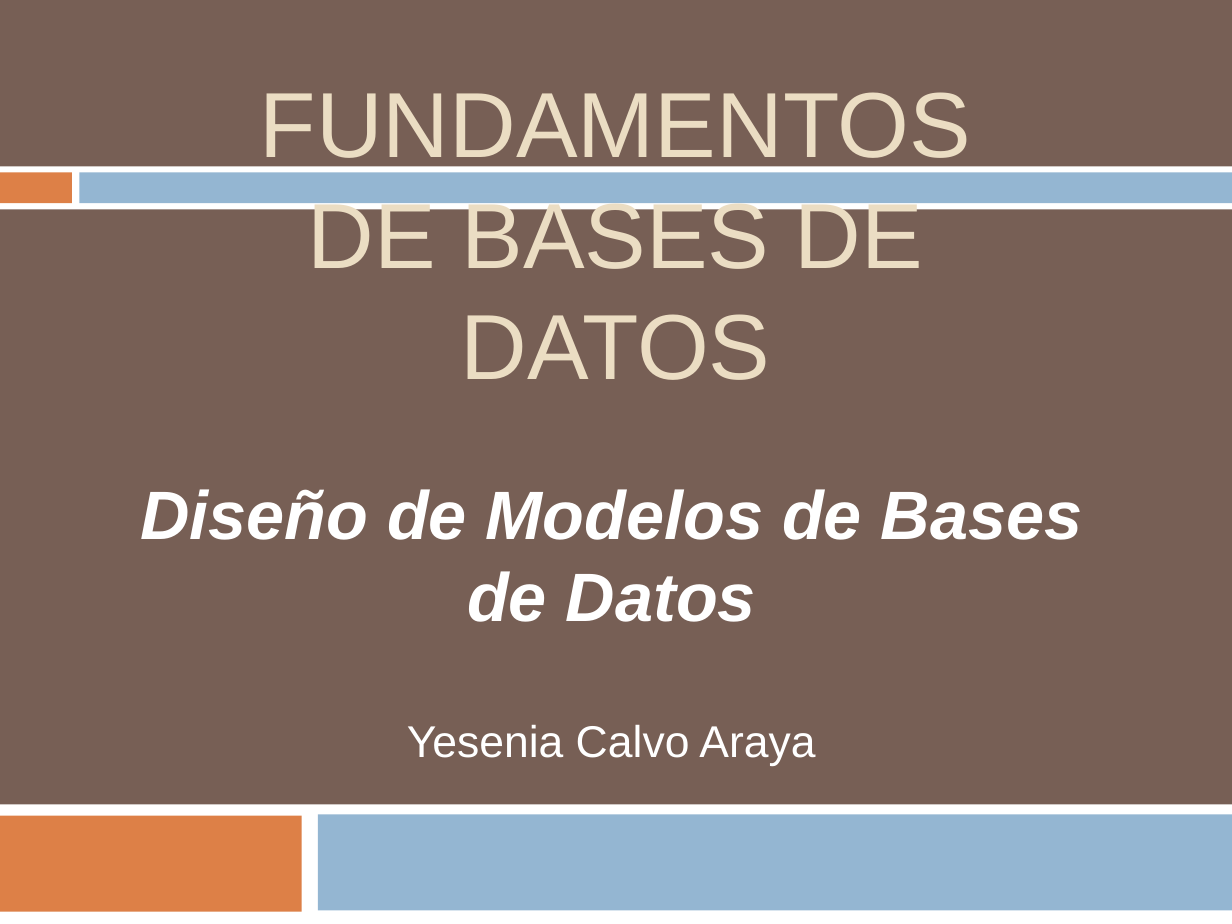
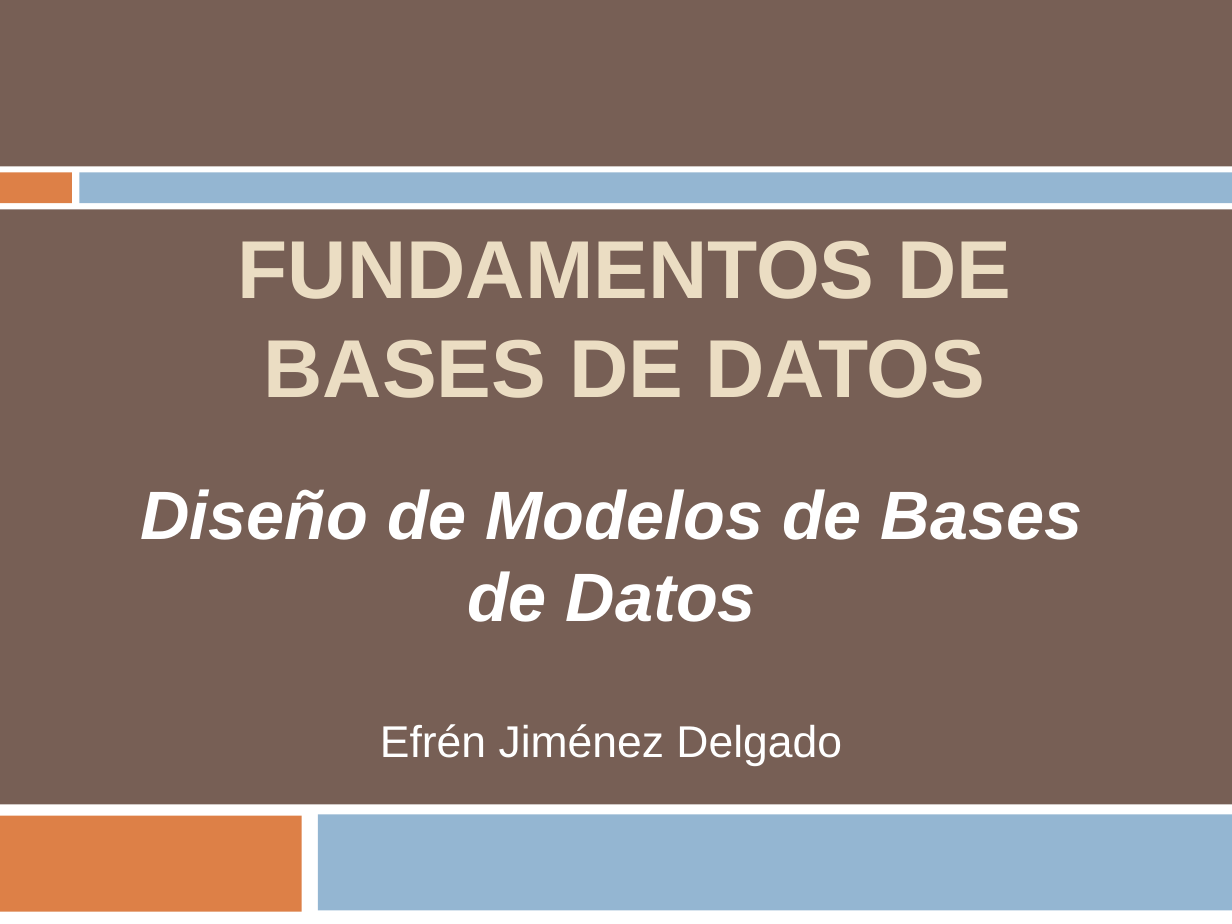
Before and after one commit to ejimenezdelgado/fundamentos_base_datos_III_cuati_2015, a slide deck: slide 1 of Clase #4/CLASE #4.pptx. Drawn at 1232x924 pixels with LibreOffice and Linux fonts; fonts in the diff are those of the drawing. Boxes give left, top, right and bottom in pixels: in the first picture for what was removed or moved away, otherwise in the second. Text is boxed around its words. In the diff, an @@ line names an element or a change of style, - is before the commit and + after.

```diff
--- a/Clase #4/CLASE #4.pptx
+++ b/Clase #4/CLASE #4.pptx
@@ title "FUNDAMENTOS DE BASES DE DATOS": place and size @@
-title "FUNDAMENTOS DE BASES DE DATOS" at [260,92,971,380]
+title "FUNDAMENTOS DE BASES DE DATOS" at [238,241,1011,398]
@@ title "FUNDAMENTOS DE BASES DE DATOS" at [238,241,1011,398]: size 54 to 48 pt, bold on @@
@@ subtitle at [380,724,665,758]: text changed @@
-Yesenia Calvo Araya
+Efrén Jiménez Delgado
```
Also in this commit, not shown: 8 other files.
